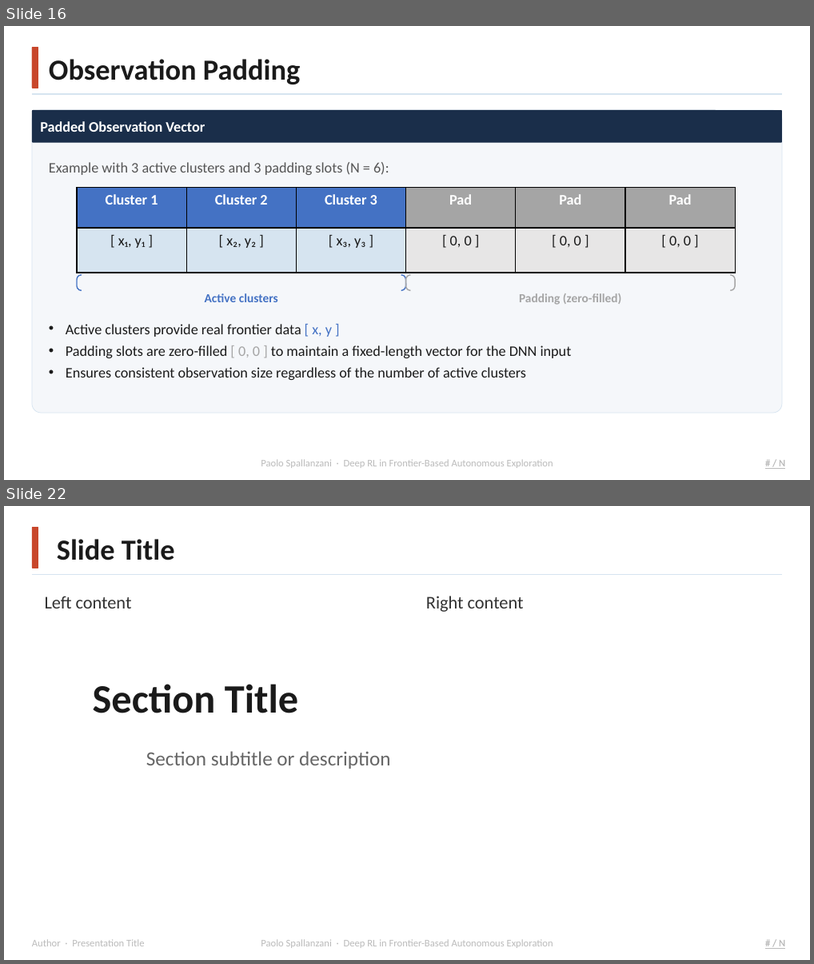
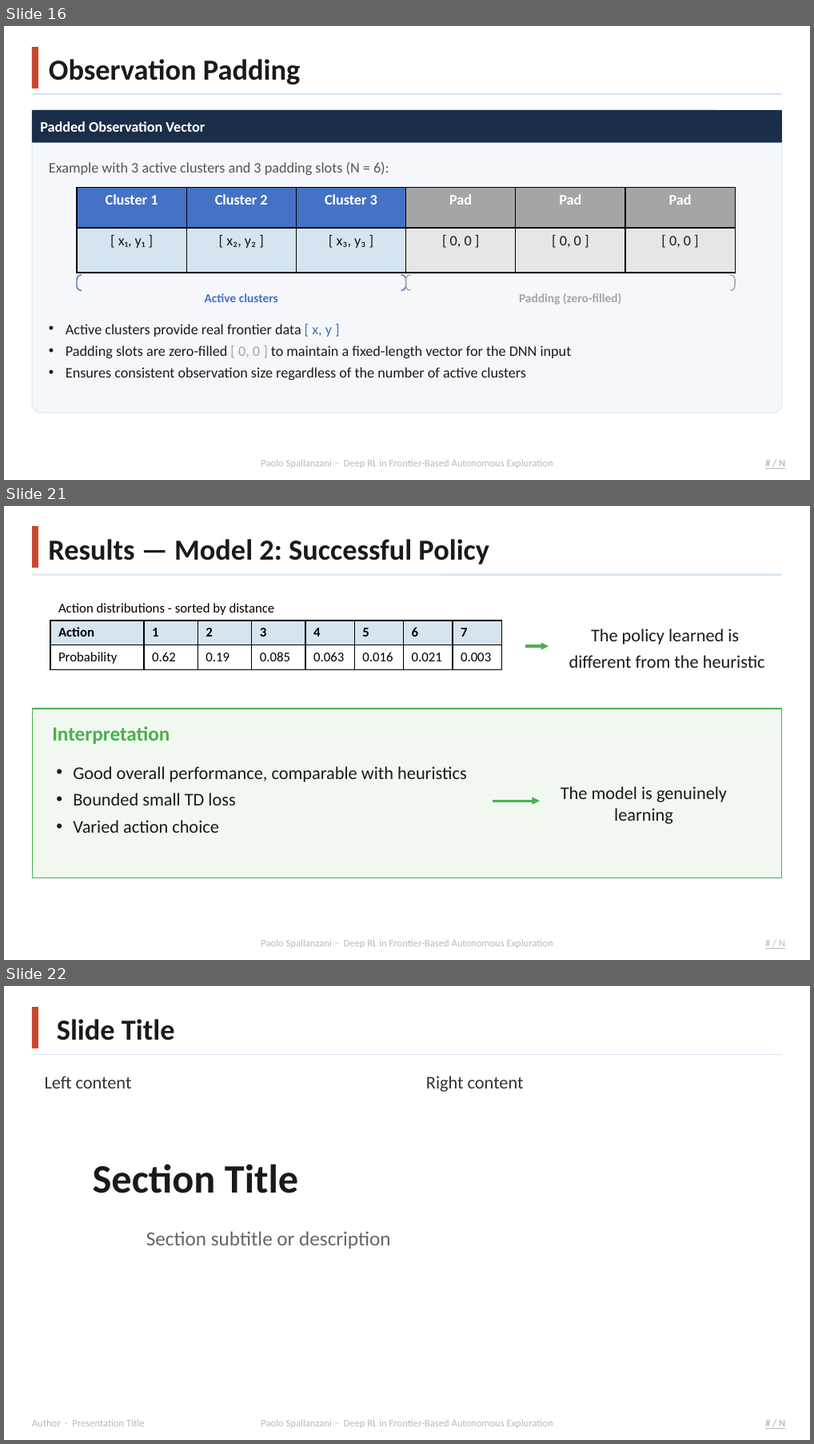
Before and after one commit to Paolo-Spall/presentazione_tesi_dae, a slide deck: presentation_1.pptx. Shown one above the other, each under a label of ours: slides 16 and 22 before the commit, slides 16, 21 and 22 after it; the slides between them are not shown. The pictures are 814x964 and 814x1444 pixels, drawn with LibreOffice and Linux fonts; fonts in the diff are those of the drawing; background and template pictures are left out. Boxes give left, top, right and bottom in pixels: in the first picture for what was removed or moved away, otherwise in the second. Text is boxed around its words. In the diff, an @@ line names an element or a change of style, - is before the commit and + after.

```diff
--- a/presentation_1.pptx
+++ b/presentation_1.pptx
@@ slide 21 added at bbox=[4, 506, 810, 960], background #FFFFFF; not listed: 2 template elements that a slide beside it also shows @@
@@ rectangle added at bbox=[32, 527, 38, 568], fill #C8472C, outline #C8472C 1 pt @@
@@ text added at bbox=[48, 539, 490, 564], 26 pt, text #1A1A1A, bold @@
+Results — Model 2: Successful Policy
@@ line added from (32, 575) to (782, 575), #D6E4F0 1.5 pt @@
@@ table added at bbox=[50, 596, 503, 669], 3 rows, 8 columns @@
+Action distributions - sorted by distance |  |  |  |  |  |  | 
+Action | 1 | 2 | 3 | 4 | 5 | 6 | 7
+Probability | 0.62 | 0.19 | 0.085 | 0.063 | 0.016 | 0.021 | 0.003
@@ arrow added from (526, 646) to (549, 646), #4CAF50 2.25 pt @@
@@ text added at bbox=[570, 628, 766, 668], 16 pt, text #1A1A1A @@
+The policy learned is
+different from the heuristic
@@ rectangle added at bbox=[32, 708, 782, 878], fill #F0F8F0, outline #4CAF50 1 pt @@
@@ text added at bbox=[52, 726, 170, 744], 18 pt, text #4CAF50, bold @@
+Interpretation
@@ text added at bbox=[73, 766, 467, 832], 16 pt, text #1A1A1A @@
+• Good overall performance, comparable with heuristics
+• Bounded small TD loss
+• Varied action choice
@@ text added at bbox=[561, 786, 727, 824], 16 pt, text #1A1A1A @@
+The model is genuinely learning
@@ arrow added from (493, 800) to (540, 800), #4CAF50 2.25 pt @@
```
Also in this commit, not shown: 5 slides changed, 1 slide removed, 1 other file.
